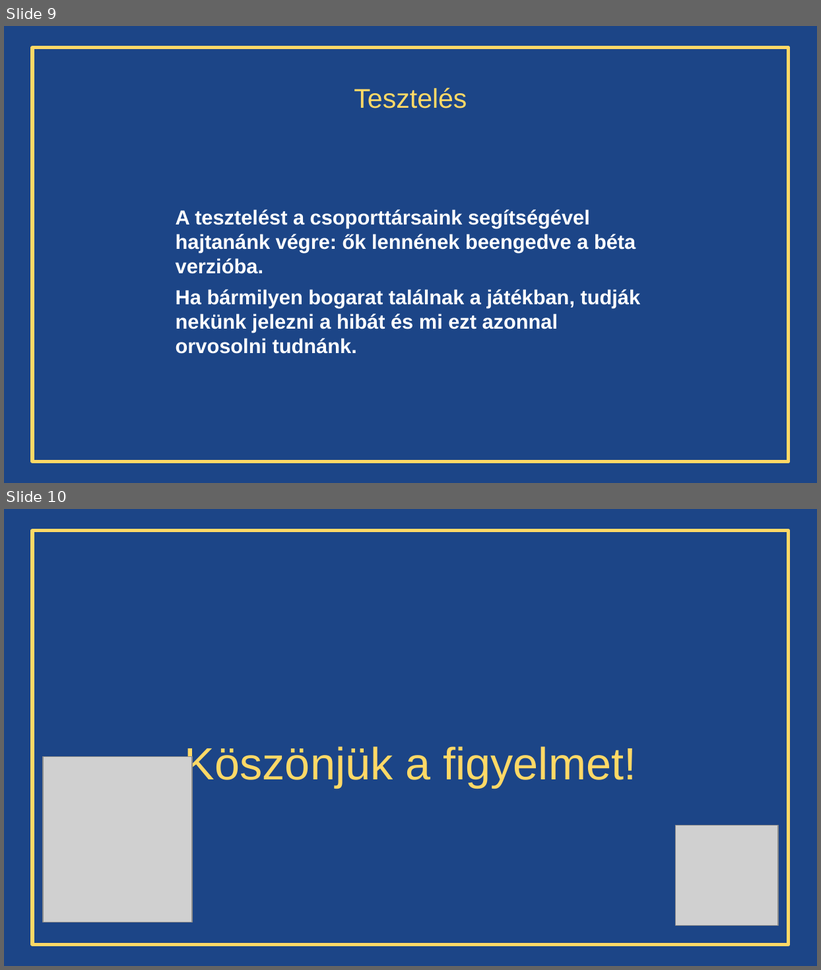
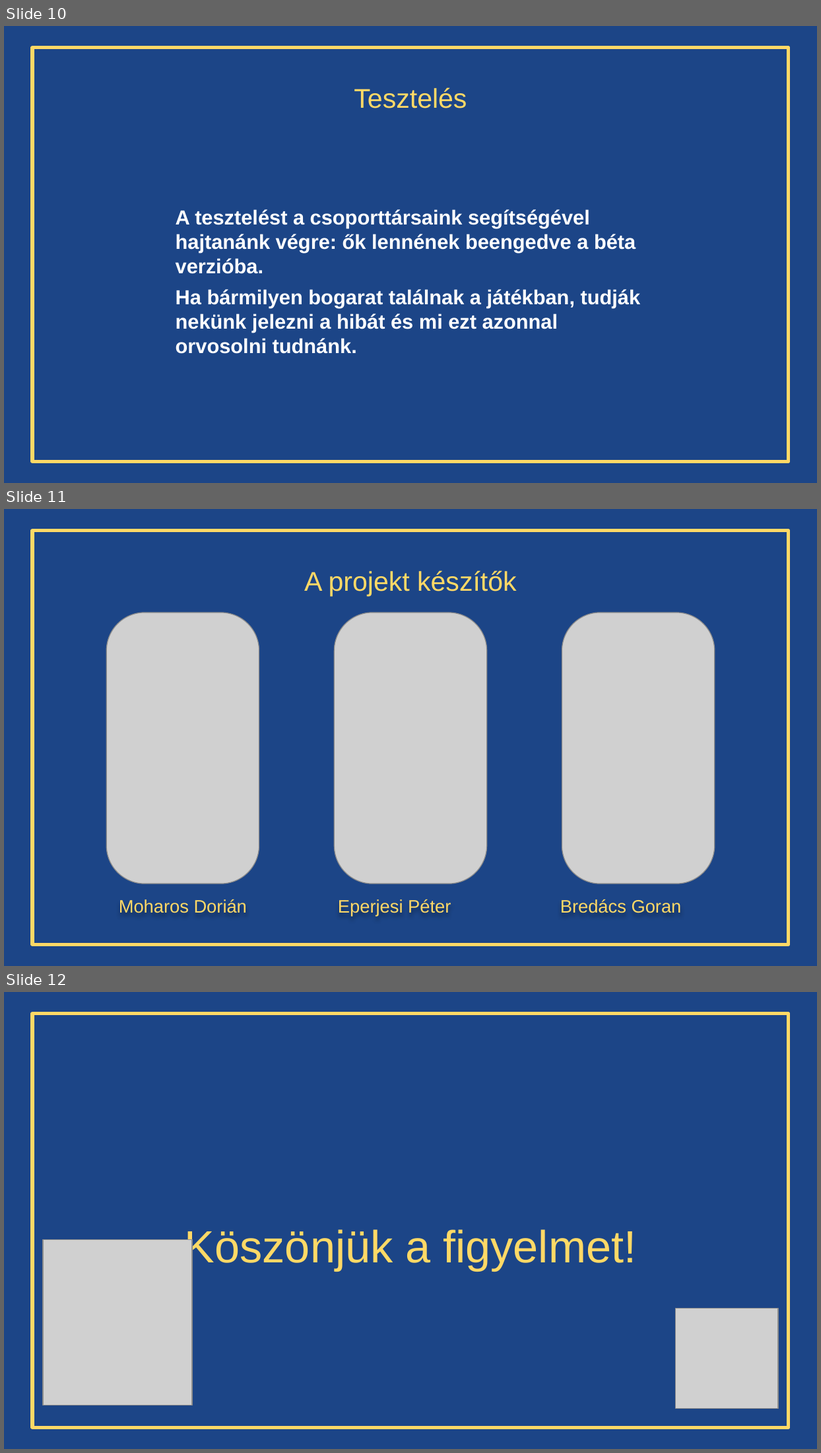
Before and after one commit to Bredacs-Goran/11_SZFT4_Bredacs-Goran_Eperjesi-P-ter_Moharos-Dori-n_Projekt1, a slide deck: ikt_jatek.pptx. Shown one above the other, each under a label of ours: slides 9 and 10 before the commit, slides 10, 11 and 12 after it. The pictures are 821x970 and 821x1453 pixels, drawn with LibreOffice and Linux fonts; fonts in the diff are those of the drawing; grey boxes stand for pictures. Boxes give left, top, right and bottom in pixels: in the first picture for what was removed or moved away, otherwise in the second. Text is boxed around its words. In the diff, an @@ line names an element or a change of style, - is before the commit and + after.

```diff
--- a/ikt_jatek.pptx
+++ b/ikt_jatek.pptx
@@ slide 11 added at <box>4,509,817,966</box>, background #1C4587; not listed: 1 template element that a slide beside it also shows @@
@@ title added at <box>304,570,517,597</box>, 24 pt, text #FFD966 @@
+A projekt készítők
@@ picture added at <box>106,612,259,884</box> @@
@@ picture added at <box>334,612,487,884</box> @@
@@ picture added at <box>562,612,715,884</box> @@
@@ text added at <box>119,900,247,914</box>, 16 pt, text #FFD966 @@
+Moharos Dorián
@@ text added at <box>338,900,451,917</box>, 16 pt, text #FFD966 @@
+Eperjesi Péter
@@ text added at <box>560,900,682,914</box>, 16 pt, text #FFD966 @@
+Bredács Goran
@@ what was slide 9 is now slide 10 @@
@@ what was slide 10 is now slide 12 @@
```
Also in this commit, not shown: 2 slides changed, 1 other slide added.
